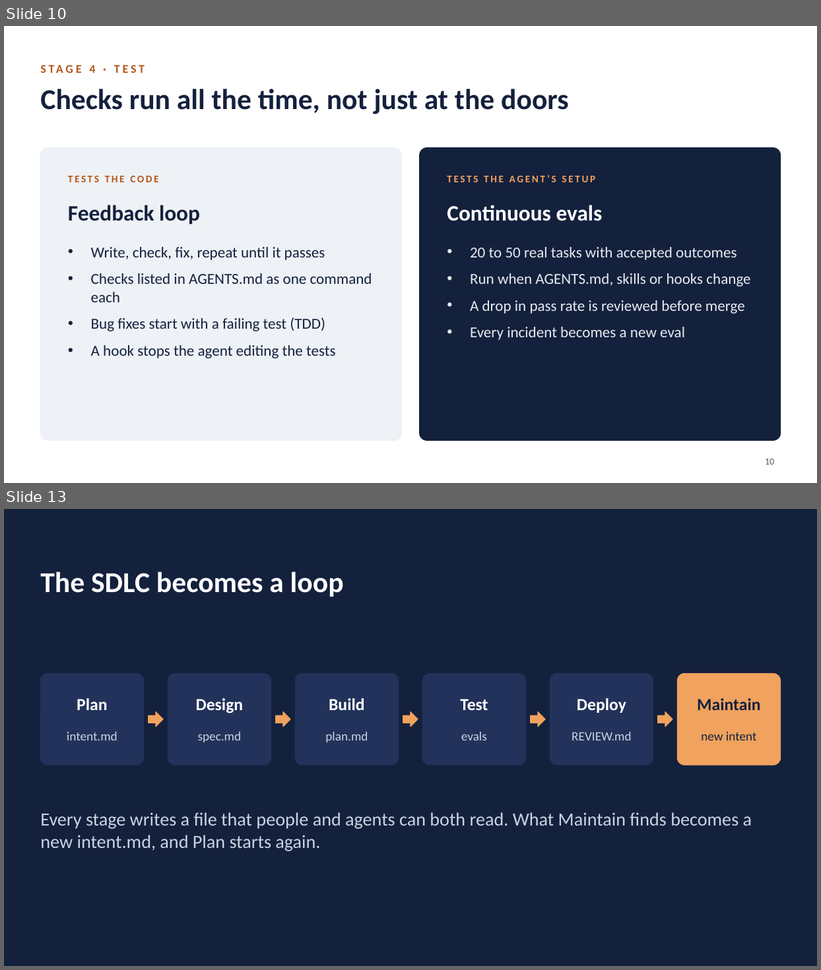
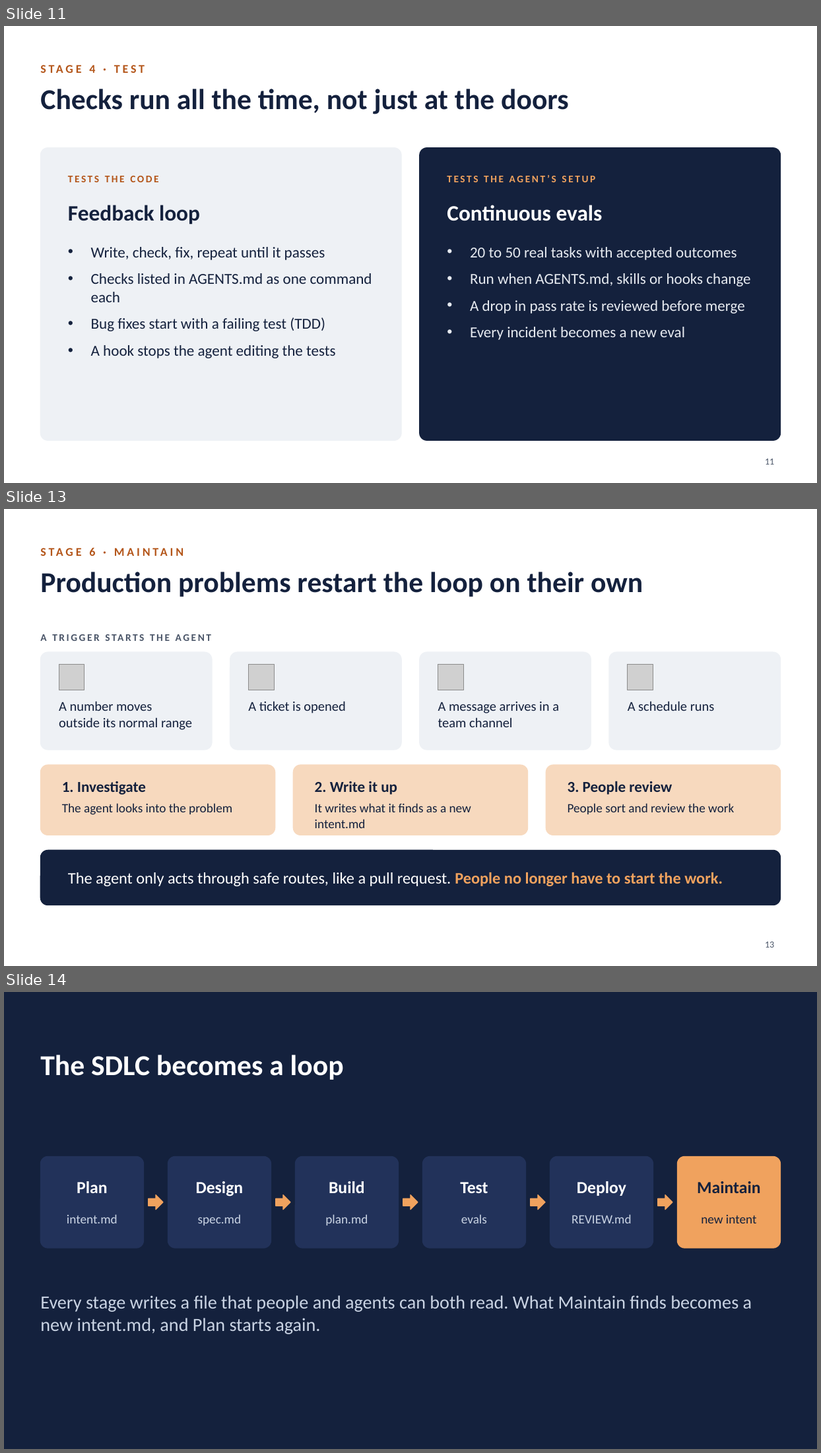
Before and after one commit to coderdark/AI-Native-SDLC, a slide deck: AI-Native-SDLC.pptx. Shown one above the other, each under a label of ours: slides 10 and 13 before the commit, slides 11, 13 and 14 after it; the slides between them are not shown. The pictures are 821x970 and 821x1453 pixels, drawn with LibreOffice and Linux fonts; fonts in the diff are those of the drawing; grey boxes stand for pictures. Boxes give left, top, right and bottom in pixels: in the first picture for what was removed or moved away, otherwise in the second. Text is boxed around its words. In the diff, an @@ line names an element or a change of style, - is before the commit and + after.

```diff
--- a/AI-Native-SDLC.pptx
+++ b/AI-Native-SDLC.pptx
@@ slide 13 added at (x1=4, y1=509, x2=817, y2=966), background #FFFFFF @@
@@ text added at (x1=89, y1=547, x2=95, y2=556), 14 pt, text #B4561A, bold @@
+STAGE 6 · MAINTAIN
@@ title added at (x1=40, y1=572, x2=643, y2=597), 34 pt, text #14213D, bold @@
+Production problems restart the loop on their own
@@ text added at (x1=40, y1=634, x2=46, y2=641), 12 pt, text #4A5568, bold @@
+A TRIGGER STARTS THE AGENT
@@ rounded rectangle added at (x1=40, y1=652, x2=212, y2=750), fill #EEF1F5, outline #EEF1F5 1 pt @@
@@ picture added at (x1=59, y1=665, x2=85, y2=690) @@
@@ rounded rectangle added at (x1=230, y1=652, x2=402, y2=750), fill #EEF1F5, outline #EEF1F5 1 pt @@
@@ picture added at (x1=249, y1=665, x2=274, y2=690) @@
@@ rounded rectangle added at (x1=420, y1=652, x2=591, y2=750), fill #EEF1F5, outline #EEF1F5 1 pt @@
@@ picture added at (x1=438, y1=665, x2=464, y2=690) @@
@@ rounded rectangle added at (x1=609, y1=652, x2=781, y2=750), fill #EEF1F5, outline #EEF1F5 1 pt @@
@@ picture added at (x1=628, y1=665, x2=653, y2=690) @@
@@ text added at (x1=59, y1=701, x2=192, y2=730), 16 pt, text #14213D @@
+A number moves outside its normal range
@@ text added at (x1=248, y1=701, x2=345, y2=714), 16 pt, text #14213D @@
+A ticket is opened
@@ text added at (x1=438, y1=702, x2=559, y2=727), 16 pt, text #14213D @@
+A message arrives in a team channel
@@ text added at (x1=628, y1=701, x2=715, y2=711), 16 pt, text #14213D @@
+A schedule runs
@@ rounded rectangle added at (x1=40, y1=765, x2=275, y2=835), fill #F7D9BE, outline #F7D9BE 1 pt @@
@@ rounded rectangle added at (x1=293, y1=765, x2=527, y2=835), fill #F7D9BE, outline #F7D9BE 1 pt @@
@@ rounded rectangle added at (x1=547, y1=765, x2=781, y2=835), fill #F7D9BE, outline #F7D9BE 1 pt @@
@@ text added at (x1=62, y1=782, x2=146, y2=795), 18 pt, text #14213D, bold @@
+1. Investigate
@@ text added at (x1=315, y1=782, x2=397, y2=795), 18 pt, text #14213D, bold @@
+2. Write it up
@@ text added at (x1=568, y1=781, x2=672, y2=795), 18 pt, text #14213D, bold @@
+3. People review
@@ text added at (x1=62, y1=803, x2=232, y2=815), 15 pt, text #14213D @@
+The agent looks into the problem
@@ text added at (x1=315, y1=803, x2=471, y2=828), 15 pt, text #14213D @@
+It writes what it finds as a new intent.md
@@ text added at (x1=568, y1=803, x2=734, y2=815), 15 pt, text #14213D @@
+People sort and review the work
@@ rounded rectangle added at (x1=40, y1=851, x2=781, y2=906), fill #14213D, outline #14213D 1 pt @@
@@ text added at (x1=68, y1=873, x2=723, y2=887), 19 pt, text #FFFFFF @@
+The agent only acts through safe routes, like a pull request. People no longer have to start the work.
@@ page number added at (x1=765, y1=942, x2=774, y2=948), 11 pt, text #4A5568 @@
+13
@@ what was slide 10 is now slide 11 @@
@@ page number at (x1=765, y1=459, x2=774, y2=465): text changed @@
-10
+11
@@ what was slide 13 is now slide 14 @@
```
Also in this commit, not shown: 4 slides changed, 1 other slide added, 1 slide removed.
